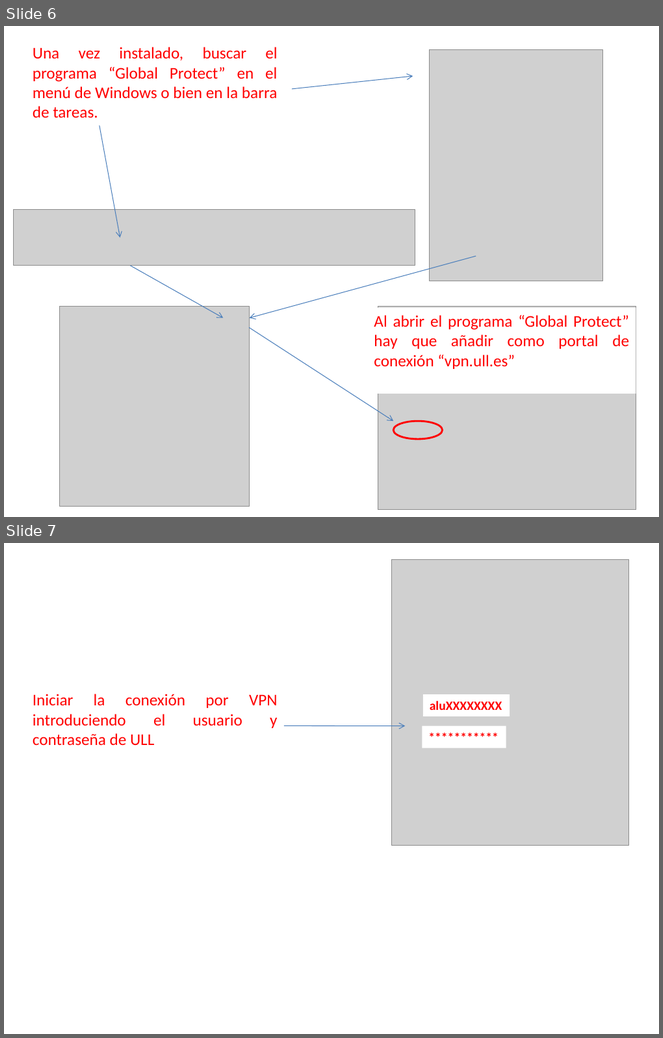
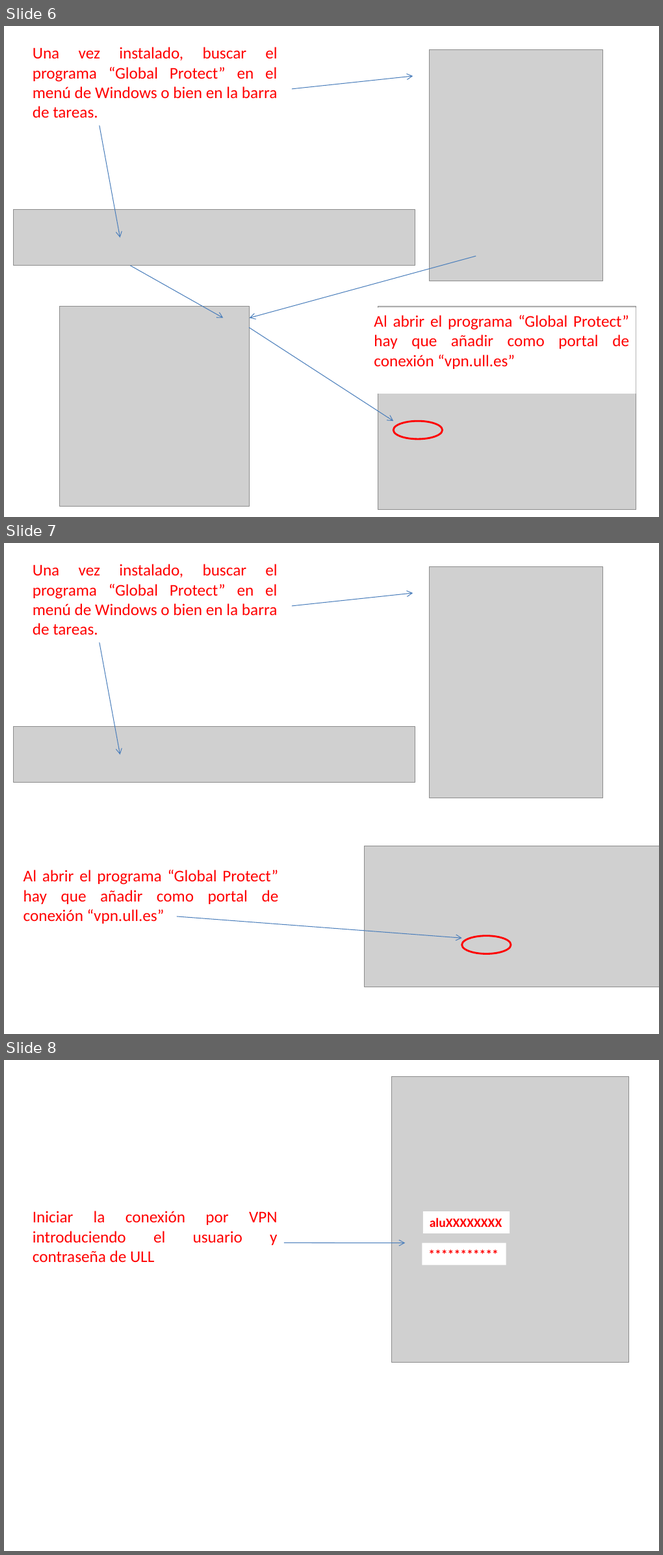
Before and after one commit to ULL-STAT/R_practicas_inferencia, a slide deck: images/Presentación1.pptx. Shown one above the other, each under a label of ours: slides 6 and 7 before the commit, slides 6, 7 and 8 after it. The pictures are 663x1038 and 663x1555 pixels, drawn with LibreOffice and Linux fonts; fonts in the diff are those of the drawing; grey boxes stand for pictures. Boxes give left, top, right and bottom in pixels: in the first picture for what was removed or moved away, otherwise in the second. Text is boxed around its words. In the diff, an @@ line names an element or a change of style, - is before the commit and + after.

```diff
--- a/images/Presentación1.pptx
+++ b/images/Presentación1.pptx
@@ slide 7 added at [4,543,659,1034], background #FFFFFF @@
@@ text added at [33,564,277,635], 18 pt, text #FF0000 @@
+Una vez instalado, buscar el programa “Global Protect” en el menú de Windows o bien en la barra de tareas.
@@ picture added at [430,566,603,798] @@
@@ arrow added from (292, 606) to (413, 593), #4B7EBC 0.75 pt @@
@@ arrow added from (100, 642) to (120, 755), #4B7EBC 0.75 pt @@
@@ picture added at [14,727,415,783] @@
@@ picture added at [364,847,659,987] @@
@@ text added at [24,870,279,924], 18 pt, text #FF0000 @@
+Al abrir el programa “Global Protect” hay que añadir como portal de conexión “vpn.ull.es”
@@ arrow added from (177, 917) to (462, 938), #4B7EBC 0.75 pt @@
@@ ellipse added at [462,936,511,954], outline #FF0000 2 pt @@
@@ what was slide 7 is now slide 8 @@
```
Also in this commit, not shown: 1 other file.
